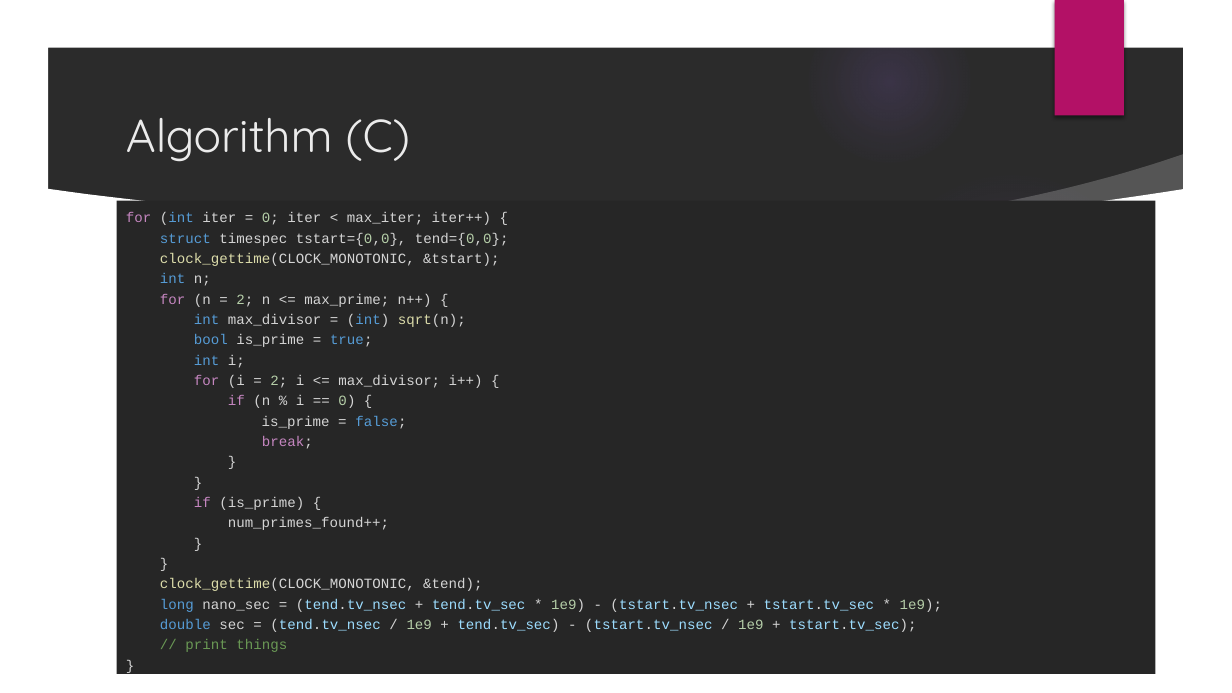
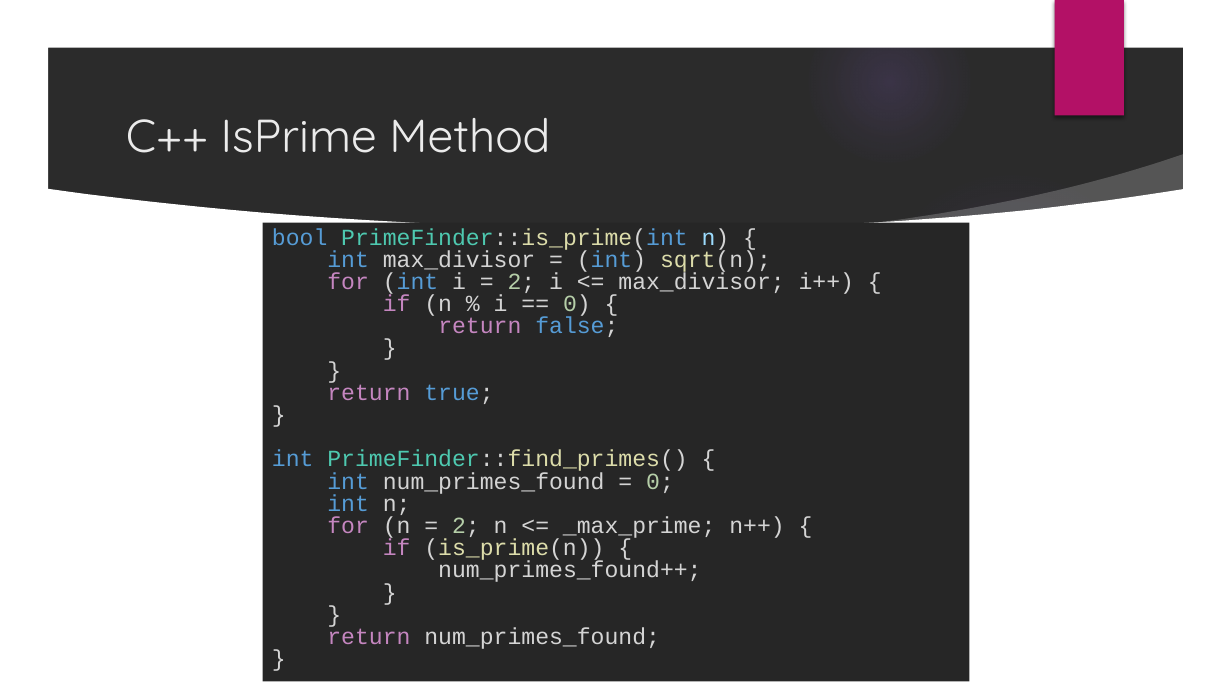
Before and after one commit to afeldscher/PerformanceDesignPatterns, a slide deck: slide 16 of prime_test/Prime Results_Objects.pptx (slide 4 before the commit). Drawn at 1232x693 pixels with LibreOffice and Linux fonts; fonts in the diff are those of the drawing; background and template pictures are left out; a plain dark background stands for a picture behind light text. Boxes give left, top, right and bottom in pixels: in the first picture for what was removed or moved away, otherwise in the second. Text is boxed around its words. In the diff, an @@ line names an element or a change of style, - is before the commit and + after.

```diff
--- a/prime_test/Prime Results_Objects.pptx
+++ b/prime_test/Prime Results_Objects.pptx
@@ title at <box>126,118,550,153</box>: text changed @@
-Algorithm (C)
+C++ IsPrime Method
@@ text removed at <box>116,201,1155,674</box> @@
-for (int iter = 0; iter < max_iter; iter++) {
-struct timespec tstart={0,0}, tend={0,0};
-clock_gettime(CLOCK_MONOTONIC, &tstart);
-int n;
-for (n = 2; n <= max_prime; n++) {
-int max_divisor = (int) sqrt(n);
-bool is_prime = true;
-int i;
-for (i = 2; i <= max_divisor; i++) {
-if (n % i == 0) {
-is_prime = false;
-break;
-}
-}
-if (is_prime) {
-num_primes_found++;
-}
-}
-clock_gettime(CLOCK_MONOTONIC, &tend);
-long nano_sec = (tend.tv_nsec + tend.tv_sec * 1e9) - (tstart.tv_nsec + tstart.tv_sec * 1e9);
-double sec = (tend.tv_nsec / 1e9 + tend.tv_sec) - (tstart.tv_nsec / 1e9 + tstart.tv_sec);
-// print things
-}
@@ rectangle added at <box>262,223,970,682</box>, fill #262626, 18 pt, text #D4D4D4 @@
+bool PrimeFinder::is_prime(int n) {
+int max_divisor = (int) sqrt(n);
+for (int i = 2; i <= max_divisor; i++) {
+if (n % i == 0) {
+return false;
+}
+}
+return true;
+}
+int PrimeFinder::find_primes() {
+int num_primes_found = 0;
+int n;
+for (n = 2; n <= _max_prime; n++) {
+if (is_prime(n)) {
+num_primes_found++;
+}
+}
+return num_primes_found;
+}
```
Also in this commit, not shown: 5 other slides changed, 11 slides added, 2 slides removed, 1 other file.
